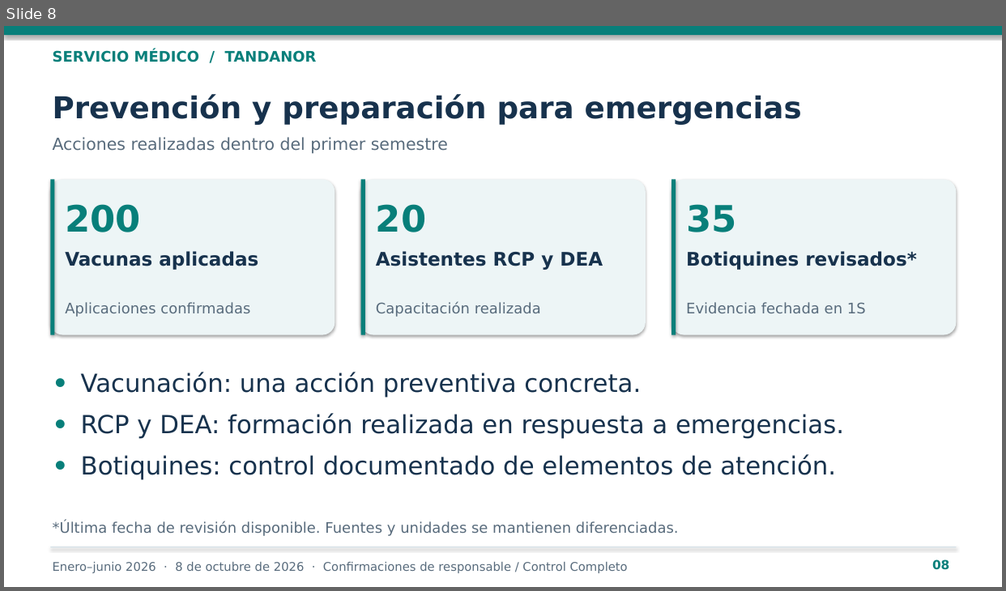
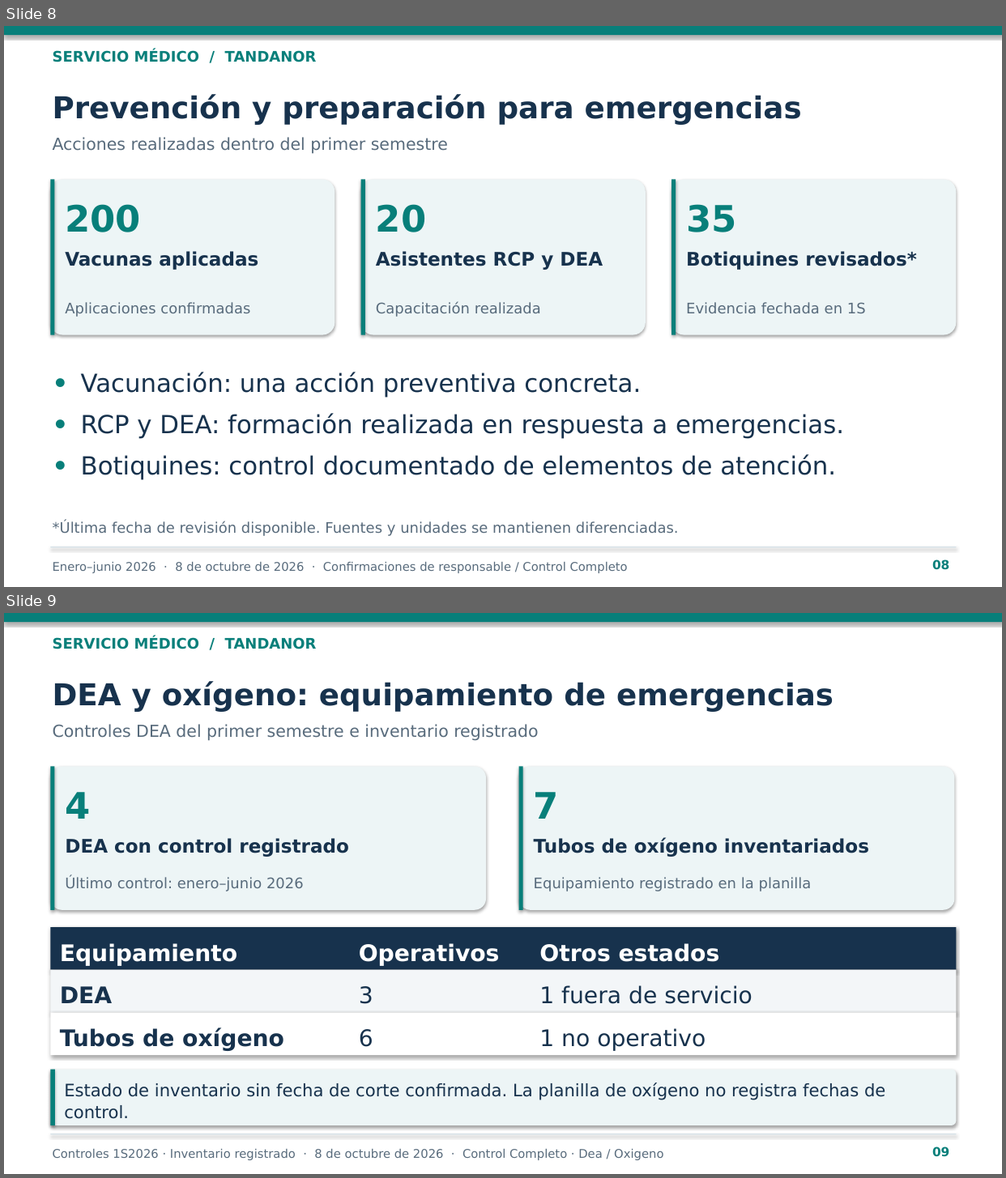
Before and after one commit to lechmann23-sketch/KPI-SERVICIO-MEDICO, a slide deck: Presentacion_Gestion_Integral_2026.pptx. Shown one above the other, each under a label of ours: slide 8 before the commit, slides 8 and 9 after it. The pictures are 1006x591 and 1006x1178 pixels, drawn with LibreOffice and Linux fonts; fonts in the diff are those of the drawing. Boxes give left, top, right and bottom in pixels: in the first picture for what was removed or moved away, otherwise in the second. Text is boxed around its words. In the diff, an @@ line names an element or a change of style, - is before the commit and + after.

Commit message:
Add DEA controls and oxygen equipment to the presentation

```diff
--- a/Presentacion_Gestion_Integral_2026.pptx
+++ b/Presentacion_Gestion_Integral_2026.pptx
@@ slide 9 added at <box>4,613,1002,1174</box>, background #FFFFFF @@
@@ rectangle added at <box>4,613,1002,622</box>, fill #087F7A @@
@@ text added at <box>53,637,317,649</box>, 14 pt, text #087F7A, bold @@
+SERVICIO MÉDICO / TANDANOR
@@ text added at <box>53,681,833,712</box>, 29 pt, text #17324D, bold @@
+DEA y oxígeno: equipamiento de emergencias
@@ text added at <box>53,724,538,741</box>, 16 pt, text #586B7C @@
+Controles DEA del primer semestre e inventario registrado
@@ rounded rectangle added at <box>50,766,486,910</box>, fill #EDF5F6 @@
@@ rectangle added at <box>50,766,55,910</box>, fill #087F7A @@
@@ rounded rectangle added at <box>519,766,955,910</box>, fill #EDF5F6 @@
@@ rectangle added at <box>519,766,523,910</box>, fill #087F7A @@
@@ text added at <box>65,792,90,819</box>, 35 pt, text #087F7A, bold @@
+4
@@ text added at <box>534,792,559,819</box>, 35 pt, text #087F7A, bold @@
+7
@@ text added at <box>65,838,349,857</box>, 18 pt, text #17324D, bold @@
+DEA con control registrado
@@ text added at <box>534,837,869,857</box>, 18 pt, text #17324D, bold @@
+Tubos de oxígeno inventariados
@@ text added at <box>65,877,304,892</box>, 14 pt, text #586B7C @@
+Último control: enero–junio 2026
@@ text added at <box>534,877,812,892</box>, 14 pt, text #586B7C @@
+Equipamiento registrado en la planilla
@@ rectangle added at <box>50,927,957,970</box>, fill #17324D @@
@@ text added at <box>60,943,237,966</box>, 22 pt, text #FFFFFF, bold @@
+Equipamiento
@@ text added at <box>359,943,500,966</box>, 22 pt, text #FFFFFF, bold @@
+Operativos
@@ text added at <box>539,943,720,962</box>, 22 pt, text #FFFFFF, bold @@
+Otros estados
@@ rectangle added at <box>50,970,957,1013</box>, fill #F3F6F8 @@
@@ text added at <box>60,986,112,1003</box>, 22 pt, text #17324D, bold @@
+DEA
@@ text added at <box>359,986,373,1004</box>, 22 pt, text #17324D @@
+3
@@ text added at <box>539,986,752,1004</box>, 22 pt, text #17324D @@
+1 fuera de servicio
@@ rectangle added at <box>50,1013,957,1055</box>, fill #FFFFFF @@
@@ text added at <box>60,1028,284,1051</box>, 22 pt, text #17324D, bold @@
+Tubos de oxígeno
@@ text added at <box>359,1029,373,1047</box>, 22 pt, text #17324D @@
+6
@@ text added at <box>539,1029,705,1051</box>, 22 pt, text #17324D @@
+1 no operativo
@@ rounded rectangle added at <box>50,1070,957,1126</box>, fill #EDF5F6 @@
@@ rectangle added at <box>50,1070,55,1126</box>, fill #087F7A @@
@@ text added at <box>64,1083,885,1119</box>, 16.5 pt, text #17324D @@
+Estado de inventario sin fecha de corte confirmada. La planilla de oxígeno no registra fechas de control.
@@ rectangle added at <box>50,1134,957,1135</box>, fill #D6E2E8 @@
@@ text added at <box>932,1147,949,1157</box>, 12 pt, text #087F7A, bold @@
+09
@@ text added at <box>53,1149,663,1161</box>, 11.5 pt, text #586B7C @@
+Controles 1S2026 · Inventario registrado · 8 de octubre de 2026 · Control Completo · Dea / Oxigeno
```
Also in this commit, not shown: 2 slides changed.
